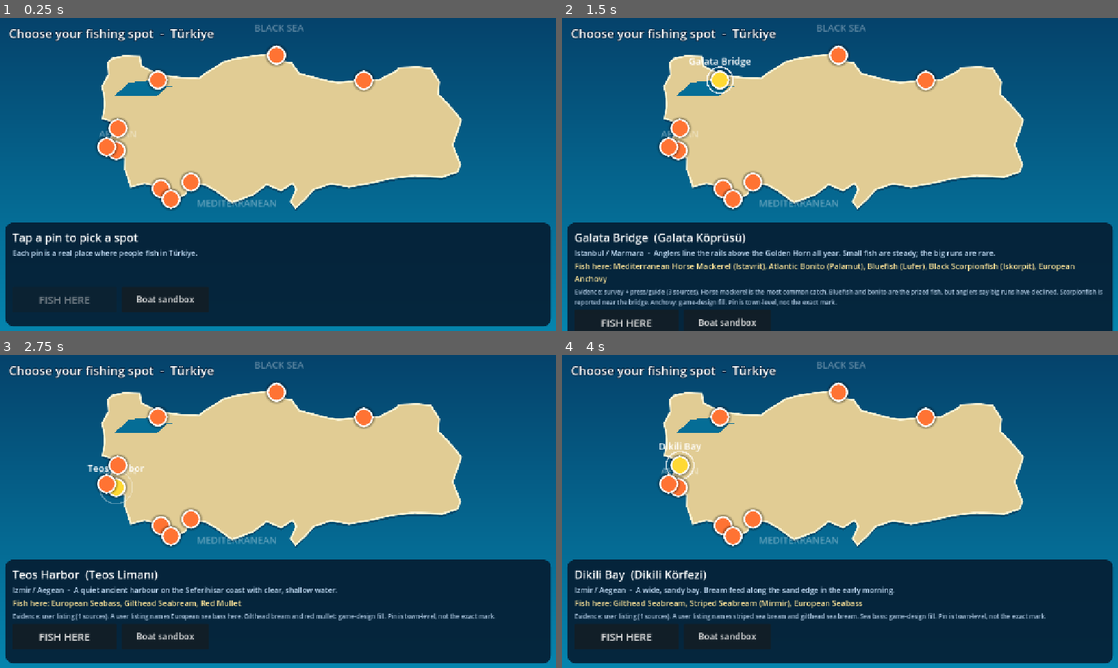
Above: before the commit, frames 1-4 (two rows, left to right).
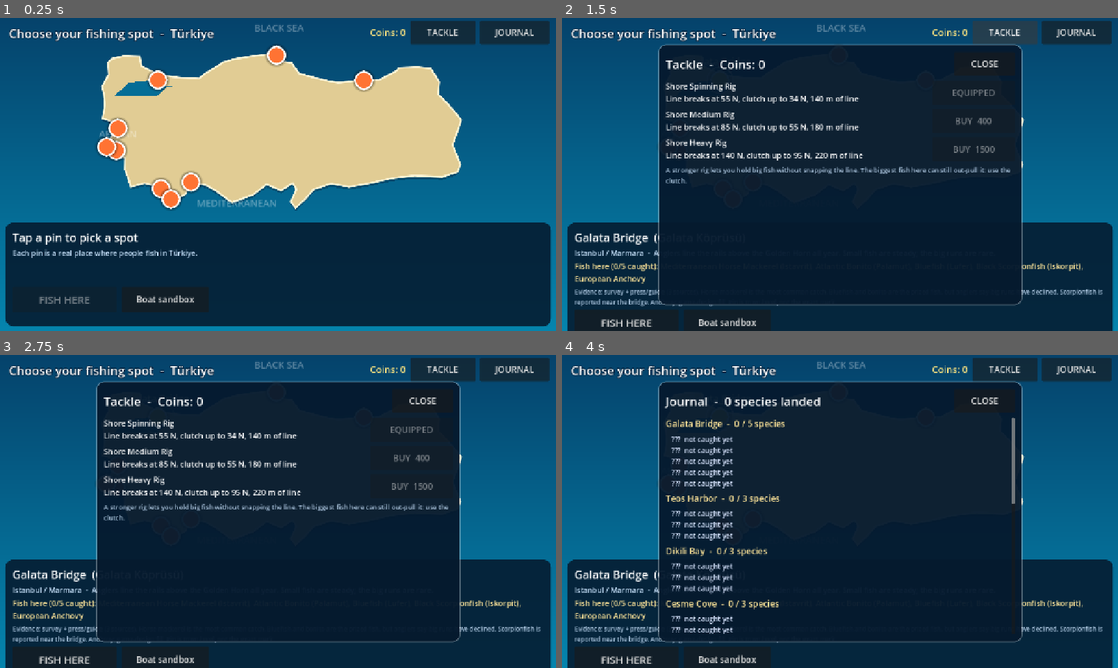
Above: after the commit, the same moments.

Repository: nextlevelcorp/godot_fishing_rpg
Game: Godot game, scene res://turkey_map.tscn
The game is run twice, just before and just after one commit, with the same random seed, the same clock (stepped at 60 frames per second) and the same inputs.
Inputs (mouse positions are in pixels of both pictures, inside the frame that each line leads up to):
- Up to frame 1 (0.25 s): no input
- Up to frame 2 (1.5 s): click (717, 80) at 0.5 s; click (1006, 33) at 1.25 s, where only the run after the commit has a clickable "TACKLE"
- Up to frame 3 (2.75 s): click (116, 486) at 2 s
- Up to frame 4 (4 s): click (1073, 370) at 2.75 s, where only the run after the commit has a clickable "JOURNAL"; click (678, 464) at 3.5 s

The runs differ from the first frame. In frame 1, 2.0% of the frame differs, in the area x 66-99%, y 0-9%; in frame 2, 43%; in frame 3, 45%; in frame 4, 46%, in the area x 1-99%, y 0-100%.

Commit message:
feat: save game, tackle shop and fishing journal
Coins, owned rigs, the equipped rig and the journal now persist in
user:// (IndexedDB on the web build). The map gets a coin counter, a
TACKLE shop with three shore rigs (spinning, medium 400, heavy 1500)
and a JOURNAL listing, per spot, which species were landed with the
best weight and count. The shore scene fishes with the equipped rig,
shows it in the header, and flags NEW SPECIES / NEW RECORD on a catch.
The heavy rig still breaks below a big grouper's peak pull, so the
clutch stays part of the fight.

Claude-Session: https://claude.ai/code/session_01HLtjWBZvxzhjVtsJywwULp

Diff:
--- a/biome_database.gd
+++ b/biome_database.gd
@@ -13,6 +13,8 @@
 	"heavy_saltwater_spinning": {"name": "Heavy Saltwater Spinning", "rod_stiffness": 210.0, "line_stiffness": 1900.0, "line_break_force_n": 125.0, "drag_max_n": 85.0, "spool_m": 200.0, "min_level": 20},
 	"titan_tackle_rig": {"name": "Titan Tackle Rig", "rod_stiffness": 230.0, "line_stiffness": 2100.0, "line_break_force_n": 240.0, "drag_max_n": 150.0, "spool_m": 300.0, "min_level": 30},
 	"shore_spinning_rig": {"name": "Shore Spinning Rig", "rod_stiffness": 100.0, "line_stiffness": 1000.0, "line_break_force_n": 55.0, "drag_max_n": 34.0, "spool_m": 140.0, "min_level": 1},
+	"shore_medium_rig": {"name": "Shore Medium Rig", "rod_stiffness": 140.0, "line_stiffness": 1300.0, "line_break_force_n": 85.0, "drag_max_n": 55.0, "spool_m": 180.0, "min_level": 1, "price": 400},
+	"shore_heavy_rig": {"name": "Shore Heavy Rig", "rod_stiffness": 190.0, "line_stiffness": 1700.0, "line_break_force_n": 140.0, "drag_max_n": 95.0, "spool_m": 220.0, "min_level": 1, "price": 1500},
 }
 
 # ---------------------------------------------------------------- BAITS
--- a/game_session.gd
+++ b/game_session.gd
@@ -1,11 +1,79 @@
-## Small shared state that survives scene changes (map -> shore scene -> map).
+## Player state shared between scenes (map -> shore scene -> map) and saved between visits.
+## The save lives in user://, which the Web export keeps in the browser's IndexedDB.
+## Clearing the site data in the browser erases it.
 class_name GameSession
 extends RefCounted
+
+const SAVE_PATH := "user://save.cfg"
+const START_RIG := "shore_spinning_rig"
+## Shore rigs in shop order. Prices live on each rig in BiomeDB.RIGS ("price").
+const SHORE_RIGS: Array[String] = ["shore_spinning_rig", "shore_medium_rig", "shore_heavy_rig"]
 
 ## Id of the FishingSpots entry the player picked on the map.
 static var spot_id := ""
 
-## Every fish landed so far this session: {fish_id, name, weight_kg, value, spot_id}.
+## Fish landed during this visit: {fish_id, name, weight_kg, value, spot_id}. Not saved.
 static var catches: Array[Dictionary] = []
 
 static var coins := 0
+static var rig_id := START_RIG
+static var owned_rigs: Array[String] = [START_RIG]
+static var best_kg: Dictionary = {}      ## fish id -> heaviest weight landed (kg)
+static var counts: Dictionary = {}       ## fish id -> number landed
+
+static var _loaded := false
+
+
+## Reads the save file once per run. Safe to call from every scene's _ready.
+static func load_once() -> void:
+	if _loaded:
+		return
+	_loaded = true
+	var cfg := ConfigFile.new()
+	if cfg.load(SAVE_PATH) != OK:
+		return
+	coins = int(cfg.get_value("player", "coins", 0))
+	owned_rigs.assign(cfg.get_value("player", "owned_rigs", [START_RIG]))
+	if not owned_rigs.has(START_RIG):
+		owned_rigs.append(START_RIG)
+	rig_id = String(cfg.get_value("player", "rig_id", START_RIG))
+	if not owned_rigs.has(rig_id):
+		rig_id = START_RIG
+	best_kg = cfg.get_value("journal", "best_kg", {})
+	counts = cfg.get_value("journal", "counts", {})
+
+
+static func save() -> void:
+	var cfg := ConfigFile.new()
+	cfg.set_value("player", "coins", coins)
+	cfg.set_value("player", "rig_id", rig_id)
+	cfg.set_value("player", "owned_rigs", owned_rigs)
+	cfg.set_value("journal", "best_kg", best_kg)
+	cfg.set_value("journal", "counts", counts)
+	cfg.save(SAVE_PATH)
+
+
+## Adds a landed fish to coins and the journal, then saves.
+static func record_catch(fish_id: String, fish_name: String, weight_kg: float, value: int) -> void:
+	coins += value
+	catches.append({"fish_id": fish_id, "name": fish_name, "weight_kg": weight_kg, "value": value, "spot_id": spot_id})
+	best_kg[fish_id] = maxf(float(best_kg.get(fish_id, 0.0)), weight_kg)
+	counts[fish_id] = int(counts.get(fish_id, 0)) + 1
+	save()
+
+
+## Buys and equips a rig. Returns false if already owned or not enough coins.
+static func buy_rig(id: String, price: int) -> bool:
+	if owned_rigs.has(id) or coins < price:
+		return false
+	coins -= price
+	owned_rigs.append(id)
+	rig_id = id
+	save()
+	return true
+
+
+static func equip(id: String) -> void:
+	if owned_rigs.has(id):
+		rig_id = id
+		save()
--- a/shore_fishing.gd
+++ b/shore_fishing.gd
@@ -15,7 +15,6 @@
 enum State { AIM, CHARGE, FLY, WAIT, BITE, FIGHT, RESULT }
 
 const PX_PER_M := 10.0
-const RIG_ID := "shore_spinning_rig"
 const MIN_CAST_M := 8.0
 const MAX_CAST_M := 70.0
 const ROD_LEN := 90.0
@@ -85,6 +84,7 @@
 func _ready() -> void:
 	_rng.randomize()
 	InputDefaults.ensure_all()
+	GameSession.load_once()
 	if FishingSpots.get_spot(GameSession.spot_id).is_empty():
 		GameSession.spot_id = "galata_bridge"       # opened directly, not from the map
 	_spot = FishingSpots.get_spot(GameSession.spot_id)
@@ -107,7 +107,7 @@
 	_fishing = FishingController.new()
 	_fishing.name = "FishingController"
 	add_child(_fishing)
-	_fishing.apply_rig(BiomeDB.get_rig(RIG_ID))
+	_fishing.apply_rig(BiomeDB.get_rig(GameSession.rig_id))
 	_fishing.reel_speed_m_s = 3.2             # shore spinning reel: faster retrieve than the boat rig
 	_fishing.fish_caught.connect(_on_caught)
 	_fishing.line_snapped.connect(_on_snapped)
@@ -179,7 +179,7 @@
 
 	_spot_label = _make_label(ui, 22, Color.WHITE)
 	_spot_label.position = Vector2(20.0, 12.0)
-	_spot_label.text = "%s  -  %s" % [_spot["name"], _spot["region"]]
+	_spot_label.text = "%s  -  %s   |   %s" % [_spot["name"], _spot["region"], BiomeDB.get_rig(GameSession.rig_id).get("name", "")]
 
 	_status = _make_label(ui, 30, Color.WHITE)
 	_status.set_anchors_and_offsets_preset(Control.PRESET_TOP_WIDE)
@@ -488,7 +488,7 @@
 func _hook_fish() -> void:
 	var species := BiomeDB.get_species(_fish_id)
 	_weight_kg = BiomeDB.roll_weight_kg(_fish_id, _rng)
-	_fishing.apply_rig(BiomeDB.get_rig(RIG_ID))
+	_fishing.apply_rig(BiomeDB.get_rig(GameSession.rig_id))
 	_fishing.hook_fish(_fish_id, species, _weight_kg, _cast_dist_m)
 	_state = State.FIGHT
 	_dip = 0.0
@@ -523,10 +523,12 @@
 func _on_caught(id: String, weight_kg: float) -> void:
 	var sp := BiomeDB.get_species(id)
 	var value := int(round(float(sp["base_price"]) * pow(maxf(weight_kg, 0.05), 0.8)))
-	GameSession.coins += value
-	GameSession.catches.append({"fish_id": id, "name": sp["name"], "weight_kg": weight_kg, "value": value, "spot_id": GameSession.spot_id})
+	var first := not GameSession.counts.has(id)
+	var record := not first and weight_kg > float(GameSession.best_kg.get(id, 0.0))
+	GameSession.record_catch(id, sp["name"], weight_kg, value)
 	_update_coins()
-	_result_label.text = "CAUGHT!\n%s  %.2f kg   +%d" % [sp["name"], weight_kg, value]
+	var badge := "NEW SPECIES!  " if first else ("NEW RECORD!  " if record else "")
+	_result_label.text = "%sCAUGHT!\n%s  %.2f kg   +%d" % [badge, sp["name"], weight_kg, value]
 	_set_status("Nice one")
 	_end_fight()
 
--- a/turkey_map.gd
+++ b/turkey_map.gd
@@ -74,13 +74,19 @@
 var _fish_label: Label
 var _note_label: Label
 var _go_button: Button
+var _coins_label: Label
+var _overlay: PanelContainer
+var _overlay_title: Label
+var _overlay_list: VBoxContainer
 
 
 func _ready() -> void:
 	set_anchors_and_offsets_preset(Control.PRESET_FULL_RECT)
+	GameSession.load_once()
 	_build_header()
 	_build_pins()
 	_build_panel()
+	_build_overlay()
 	resized.connect(_layout)
 	_layout()
 	if GameSession.spot_id != "" and _pins.has(GameSession.spot_id):
@@ -104,6 +110,23 @@
 	header.add_theme_color_override("font_outline_color", Color(0, 0.1, 0.2, 0.9))
 	header.add_theme_constant_override("outline_size", 6)
 	add_child(header)
+
+	var bar := HBoxContainer.new()
+	bar.set_anchors_and_offsets_preset(Control.PRESET_TOP_RIGHT)
+	bar.offset_left = -560.0
+	bar.offset_right = -16.0
+	bar.offset_top = 6.0
+	bar.offset_bottom = 60.0
+	bar.alignment = BoxContainer.ALIGNMENT_END
+	bar.add_theme_constant_override("separation", 10)
+	add_child(bar)
+	_coins_label = _make_label(bar, 22, Color(1.0, 0.9, 0.5))
+	_coins_label.horizontal_alignment = HORIZONTAL_ALIGNMENT_RIGHT
+	_coins_label.autowrap_mode = TextServer.AUTOWRAP_OFF
+	_coins_label.size_flags_vertical = Control.SIZE_SHRINK_CENTER
+	bar.add_child(_make_button("TACKLE", 150.0, _open_tackle))
+	bar.add_child(_make_button("JOURNAL", 160.0, _open_journal))
+	_update_coins()
 
 
 func _build_pins() -> void:
@@ -260,10 +283,125 @@
 	var names: Array[String] = []
 	for sid: String in s["species"]:
 		names.append(String(BiomeDB.get_species(sid).get("name", sid)))
-	_fish_label.text = "Fish here: " + ", ".join(names)
+	var ids: Array = s["species"]
+	_fish_label.text = "Fish here (%d/%d caught): %s" % [_caught_count(ids), ids.size(), ", ".join(names)]
 	_note_label.text = "Evidence: %s (%d sources). %s Pin is town-level, not the exact mark." % [s["evidence"], s["sources"].size(), s["species_note"]]
 	_go_button.disabled = false
 	queue_redraw()
+
+
+func _caught_count(ids: Array) -> int:
+	var n := 0
+	for fid: String in ids:
+		if GameSession.counts.has(fid):
+			n += 1
+	return n
+
+
+func _update_coins() -> void:
+	_coins_label.text = "Coins: %d" % GameSession.coins
+
+
+func _make_button(text: String, width: float, on_press: Callable) -> Button:
+	var b := Button.new()
+	b.text = text
+	b.custom_minimum_size = Vector2(width, 54.0)
+	b.add_theme_font_size_override("font_size", 20)
+	b.focus_mode = Control.FOCUS_NONE
+	b.pressed.connect(on_press)
+	return b
+
+
+# ---------------------------------------------------------------- tackle shop and journal
+func _build_overlay() -> void:
+	_overlay = PanelContainer.new()
+	_overlay.name = "Overlay"
+	_overlay.set_anchors_and_offsets_preset(Control.PRESET_CENTER)
+	_overlay.offset_left = -420.0
+	_overlay.offset_right = 420.0
+	_overlay.offset_top = -300.0
+	_overlay.offset_bottom = 300.0
+	var style := StyleBoxFlat.new()
+	style.bg_color = Color(0.02, 0.10, 0.18, 0.96)
+	style.set_corner_radius_all(18)
+	style.set_content_margin_all(18)
+	style.set_border_width_all(2)
+	style.border_color = Color(1, 1, 1, 0.25)
+	_overlay.add_theme_stylebox_override("panel", style)
+	add_child(_overlay)
+
+	var box := VBoxContainer.new()
+	box.add_theme_constant_override("separation", 12)
+	_overlay.add_child(box)
+	var top := HBoxContainer.new()
+	box.add_child(top)
+	_overlay_title = _make_label(top, 28, Color.WHITE)
+	top.add_child(_make_button("CLOSE", 140.0, func() -> void: _overlay.visible = false))
+
+	var scroll := ScrollContainer.new()
+	scroll.size_flags_vertical = Control.SIZE_EXPAND_FILL
+	scroll.horizontal_scroll_mode = ScrollContainer.SCROLL_MODE_DISABLED
+	box.add_child(scroll)
+	_overlay_list = VBoxContainer.new()
+	_overlay_list.size_flags_horizontal = Control.SIZE_EXPAND_FILL
+	_overlay_list.add_theme_constant_override("separation", 10)
+	scroll.add_child(_overlay_list)
+	_overlay.visible = false
+
+
+func _clear_list() -> void:
+	for c in _overlay_list.get_children():
+		c.queue_free()
+
+
+func _open_tackle() -> void:
+	_clear_list()
+	_overlay_title.text = "Tackle  -  Coins: %d" % GameSession.coins
+	for rid: String in GameSession.SHORE_RIGS:
+		var rig := BiomeDB.get_rig(rid)
+		var row := HBoxContainer.new()
+		row.add_theme_constant_override("separation", 12)
+		_overlay_list.add_child(row)
+		var info := _make_label(row, 18, Color.WHITE)
+		info.text = "%s\nLine breaks at %.0f N, clutch up to %.0f N, %.0f m of line" % [rig["name"], rig["line_break_force_n"], rig["drag_max_n"], rig["spool_m"]]
+		var price := int(rig.get("price", 0))
+		var b: Button
+		if GameSession.rig_id == rid:
+			b = _make_button("EQUIPPED", 190.0, func() -> void: pass)
+			b.disabled = true
+		elif GameSession.owned_rigs.has(rid):
+			b = _make_button("EQUIP", 190.0, func() -> void:
+				GameSession.equip(rid)
+				_open_tackle())
+		else:
+			b = _make_button("BUY  %d" % price, 190.0, func() -> void:
+				GameSession.buy_rig(rid, price)
+				_update_coins()
+				_open_tackle())
+			b.disabled = GameSession.coins < price
+		row.add_child(b)
+	var tip := _make_label(_overlay_list, 15, Color(0.7, 0.8, 0.9))
+	tip.text = "A stronger rig lets you hold big fish without snapping the line. The biggest fish here can still out-pull it: use the clutch."
+	_overlay.visible = true
+
+
+func _open_journal() -> void:
+	_clear_list()
+	_overlay_title.text = "Journal  -  %d species landed" % GameSession.counts.size()
+	for spot_key: String in FishingSpots.ids():
+		var s := FishingSpots.get_spot(spot_key)
+		var ids: Array = s["species"]
+		var head := _make_label(_overlay_list, 20, Color(1.0, 0.9, 0.6))
+		head.text = "%s  -  %d / %d species" % [s["name"], _caught_count(ids), ids.size()]
+		var lines: Array[String] = []
+		for fid: String in ids:
+			if GameSession.counts.has(fid):
+				lines.append("   %s: best %.2f kg, landed %d" % [BiomeDB.get_species(fid)["name"], float(GameSession.best_kg[fid]), int(GameSession.counts[fid])])
+			else:
+				lines.append("   ???  not caught yet")
+		var body := _make_label(_overlay_list, 16, Color(0.85, 0.9, 1.0))
+		body.text = "\n".join(lines)
+	_overlay.visible = true
 
 
 func _on_go_pressed() -> void:
